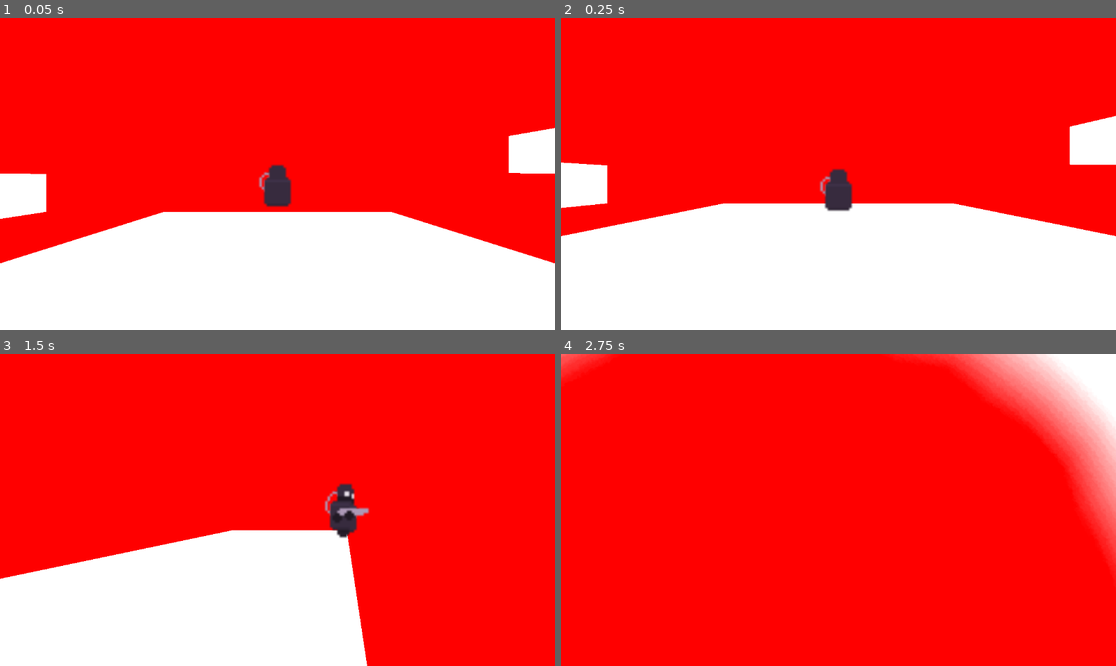
Above: before the commit, frames 1-4 (two rows, left to right).
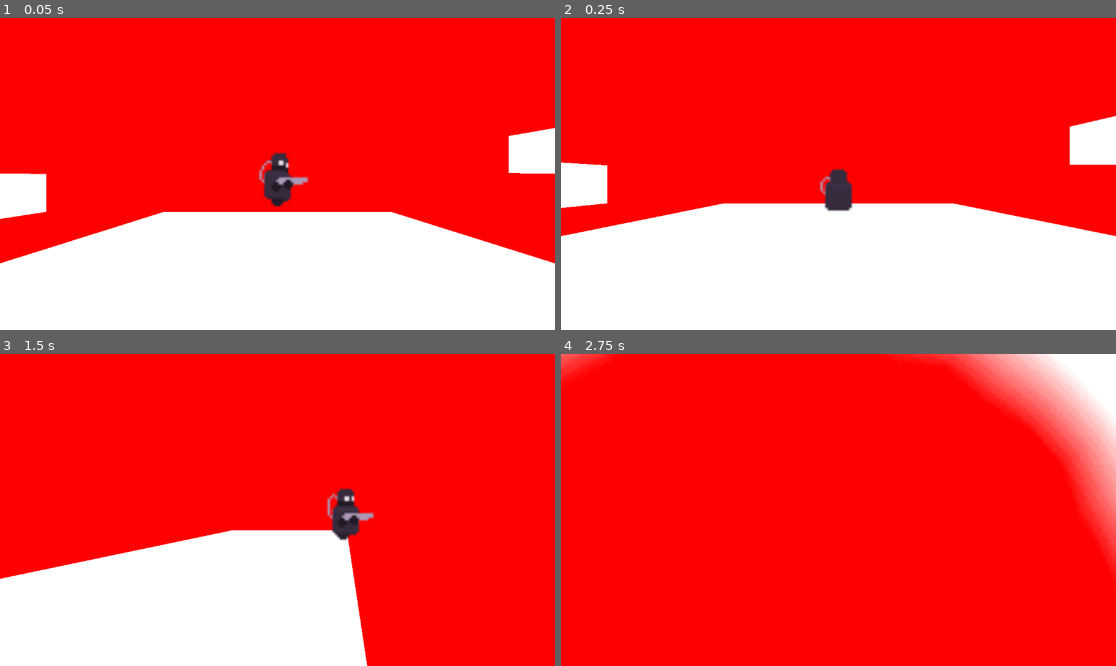
Above: after the commit, the same moments.

Repository: Crosgaard/characterLight
Game: Godot game, scene res://scenes/levels/level.tscn
The game is run twice, just before and just after one commit, with the same random seed, the same clock (stepped at 60 frames per second) and the same inputs.
Inputs:
- Up to frame 1 (0.05 s): no input
- Up to frame 2 (0.25 s): no input
- Up to frame 3 (1.5 s): hold D (Right) from 0.53 s (still down); tap Space (Jump) at 0.77 s
- Up to frame 4 (2.75 s): tap Space (Jump) at 1.52 s; release D (Right) at 2.03 s; hold A (Left) from 2.03 s (still down)

The runs differ from the first frame. In frame 1, 0.6% of the frame differs, in the area x 46-56%, y 42-61%; in frame 2, nothing differs; in frame 3, 0.7%, in the area x 58-68%, y 41-60%; in frame 4, nothing differs.

Commit message:
Changed animation to just idle and walk

Diff:
--- a/scenes/levels/level.gd
+++ b/scenes/levels/level.gd
@@ -10,7 +10,7 @@
 	if(body.name == "Player"):
 		$Player.die()
 
-func _on_level_change_area_body_entered(body):
+func _on_level_change_area_body_entered(_body):
 	Globals.player_movable = false
 	Globals.player_vulnerable = false
 	var tween = create_tween()
--- a/scenes/player/player.gd
+++ b/scenes/player/player.gd
@@ -20,7 +20,7 @@
 var idle: bool = true
 
 func _ready():
-	update_animation_parameters(starting_direction.x)
+	update_animation_parameters()
 
 func _physics_process(delta):
 	# Add the gravity.
@@ -39,7 +39,7 @@
 		else:
 			velocity.x = move_toward(velocity.x, 0, SPEED)
 		print("direction 1: " + str(direction))
-		update_animation_parameters(direction)
+		update_animation_parameters()
 	else:
 		velocity.x = 0
 	pick_new_state()
@@ -50,7 +50,7 @@
 	velocity.y = JUMP_VELOCITY * value
 
 #direction
-func update_animation_parameters(direction : float):
+func update_animation_parameters():
 	if(direction != 0):
 		prevDir = direction
 		animation_tree.set("parameters/Walk/blend_position", direction)
@@ -58,28 +58,6 @@
 
 func pick_new_state():
 	if(velocity.x != 0 || velocity.y != 0):
-		if not waking:
-			if (not walking) && idle:
-				if direction < 0:
-					$AnimationPlayer.play("WakeLeft")
-				else:
-					$AnimationPlayer.play("WakeRight")
-				waking = true
-				await $AnimationPlayer.animation_finished
-				waking = false
-				idle = false
-			else:
-				state_machine.travel("Walk")
-				walking = true
-				idle = false
+		state_machine.travel("Walk")
 	else:
-		if idle:
-			state_machine.travel("Idle")
-		else:
-			walking = false
-			if prevDir < 0:
-				$AnimationPlayer.play_backwards("WakeLeft")
-			else:
-				$AnimationPlayer.play_backwards("WakeRight")
-			await $AnimationPlayer.animation_finished
-			idle = true
+		state_machine.travel("Idle")
--- a/scenes/player/player.tscn
+++ b/scenes/player/player.tscn
@@ -451,6 +451,8 @@
 blend_point_0/pos = -1.0
 blend_point_1/node = SubResource("AnimationNodeAnimation_37xoh")
 blend_point_1/pos = 1.0
+min_space = -1.1
+max_space = 1.1
 
 [sub_resource type="AnimationNodeAnimation" id="AnimationNodeAnimation_lyec0"]
 animation = &"WalkLeft"
@@ -463,27 +465,33 @@
 blend_point_0/pos = -1.0
 blend_point_1/node = SubResource("AnimationNodeAnimation_mjxpj")
 blend_point_1/pos = 1.0
+min_space = -1.1
+max_space = 1.1
+
+[sub_resource type="AnimationNodeStateMachineTransition" id="AnimationNodeStateMachineTransition_sxtfe"]
+
+[sub_resource type="AnimationNodeStateMachineTransition" id="AnimationNodeStateMachineTransition_6ymot"]
 
 [sub_resource type="AnimationNodeStateMachineTransition" id="AnimationNodeStateMachineTransition_2swt4"]
 advance_mode = 2
 
 [sub_resource type="AnimationNodeStateMachineTransition" id="AnimationNodeStateMachineTransition_ibpb1"]
 
-[sub_resource type="AnimationNodeStateMachineTransition" id="AnimationNodeStateMachineTransition_sxtfe"]
-
-[sub_resource type="AnimationNodeStateMachineTransition" id="AnimationNodeStateMachineTransition_6ymot"]
-
 [sub_resource type="AnimationNodeStateMachineTransition" id="AnimationNodeStateMachineTransition_8lqtm"]
+
+[sub_resource type="AnimationNodeStateMachineTransition" id="AnimationNodeStateMachineTransition_33s16"]
+
+[sub_resource type="AnimationNodeStateMachineTransition" id="AnimationNodeStateMachineTransition_55oes"]
 
 [sub_resource type="AnimationNodeStateMachine" id="AnimationNodeStateMachine_0odfa"]
 states/Idle/node = SubResource("AnimationNodeAnimation_k4d2m")
-states/Idle/position = Vector2(311.5, 105.125)
-states/Start/position = Vector2(202.5, 106.062)
+states/Idle/position = Vector2(307.5, 124.484)
+states/Start/position = Vector2(203, 124.414)
 states/Wake/node = SubResource("AnimationNodeBlendSpace1D_fdi5t")
-states/Wake/position = Vector2(426.5, 107)
+states/Wake/position = Vector2(396, 56.0935)
 states/Walk/node = SubResource("AnimationNodeBlendSpace1D_03hhb")
-states/Walk/position = Vector2(564.5, 106.062)
-transitions = ["Start", "Idle", SubResource("AnimationNodeStateMachineTransition_2swt4"), "Idle", "Wake", SubResource("AnimationNodeStateMachineTransition_ibpb1"), "Wake", "Walk", SubResource("AnimationNodeStateMachineTransition_sxtfe"), "Walk", "Wake", SubResource("AnimationNodeStateMachineTransition_6ymot"), "Wake", "Idle", SubResource("AnimationNodeStateMachineTransition_8lqtm")]
+states/Walk/position = Vector2(495.5, 124.449)
+transitions = ["Wake", "Walk", SubResource("AnimationNodeStateMachineTransition_sxtfe"), "Walk", "Wake", SubResource("AnimationNodeStateMachineTransition_6ymot"), "Start", "Idle", SubResource("AnimationNodeStateMachineTransition_2swt4"), "Idle", "Wake", SubResource("AnimationNodeStateMachineTransition_ibpb1"), "Wake", "Idle", SubResource("AnimationNodeStateMachineTransition_8lqtm"), "Walk", "Idle", SubResource("AnimationNodeStateMachineTransition_33s16"), "Idle", "Walk", SubResource("AnimationNodeStateMachineTransition_55oes")]
 
 [node name="Player" type="CharacterBody2D"]
 collision_mask = 31
@@ -498,6 +506,7 @@
 [node name="Sprites" type="Node2D" parent="."]
 
 [node name="Idle" type="Sprite2D" parent="Sprites"]
+visible = false
 light_mask = 2
 visibility_layer = 2
 position = Vector2(-6, 1)
@@ -517,7 +526,6 @@
 vframes = 5
 
 [node name="WalkRight" type="Sprite2D" parent="Sprites"]
-visible = false
 light_mask = 2
 visibility_layer = 2
 position = Vector2(-6, 3)
@@ -548,4 +556,4 @@
 anim_player = NodePath("../AnimationPlayer")
 active = true
 parameters/Wake/blend_position = -0.995069
-parameters/Walk/blend_position = 0
+parameters/Walk/blend_position = 0.00788951
Binary file changed: ._icon.svg
Binary file changed: globals/._globals.gd
Binary file changed: graphics/Backgrounds/._WhiteBackground.jpeg.import
Binary file changed: graphics/Backgrounds/._dark-gray-color-solid-background-1920x1080.png.import
Binary file changed: graphics/Bot Wheel/._GAS dash FX.png.import
Binary file changed: graphics/Bot Wheel/._GAS dash with FX.png.import
Binary file changed: graphics/Bot Wheel/._charge.png.import
Binary file changed: graphics/Bot Wheel/._damaged.png.import
Binary file changed: graphics/Bot Wheel/._death.png.import
Binary file added: graphics/Bot Wheel/._move FX.png.import
Binary file added: graphics/Bot Wheel/._move with FX.png.import
Binary file changed: graphics/Bot Wheel/._move without FX left.png
(and 14 more such lines)
